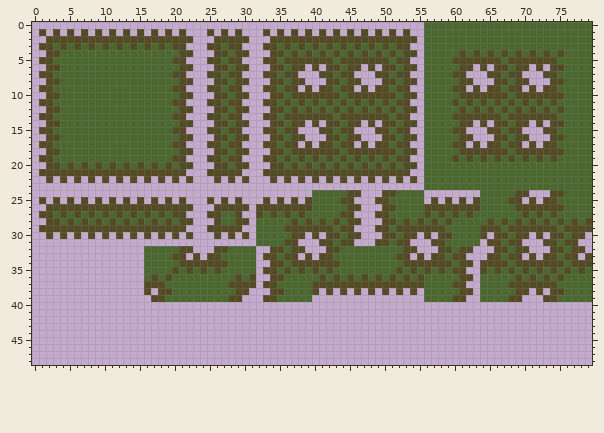
Pixel-art file -- Assets/land-auto-tile.aseprite. The picture above was drawn from the file before the commit.
80x80 pixels, 1 frame. Shown: x 0..79, y 0..48.
Once edited:
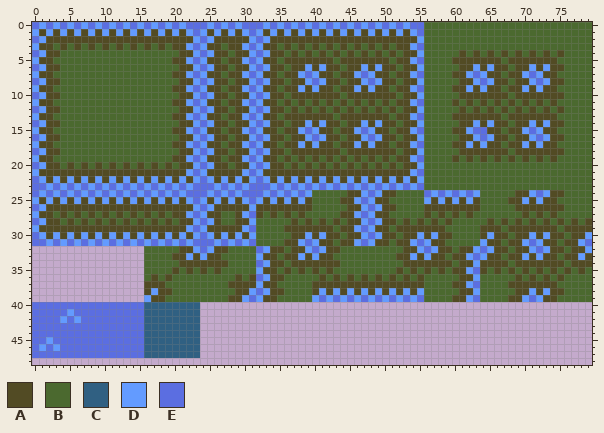
Palette (. is transparent): A #524b24  B #4b692f  C #306082  D #639bff  E #5b6ee1
What changed:
layer "Layer 1" added
Layers "Land", "Layer 1":
y 0: x 0..55 ........................................................ -> EDEDEDEDEDEDEDEDEDEDEDEEEDEDEDEEEDEDEDEDEDEDEDEDEDEDEDEE
y 1: x 0 . -> D; x 2 . -> D; x 4 . -> D; x 6 . -> D; x 8 . -> D; x 10 . -> D; x 12 . -> D; x 14 . -> D; x 16 . -> D; x 18 . -> D; x 20 . -> D; x 22..24 ... -> DED; x 26 . -> D; x 28 . -> D; x 30..32 ... -> DED; x 34 . -> D; x 36 . -> D; x 38 . -> D; x 40 . -> D; x 42 . -> D; x 44 . -> D; x 46 . -> D; x 48 . -> D; x 50 . -> D; x 52 . -> D; x 54..55 .. -> DE
y 2: x 0..1 .. -> ED; x 23..25 ... -> DED; x 31..33 ... -> DED; x 55 . -> D
y 3: x 0 . -> D; x 22..24 ... -> DED; x 30..32 ... -> DED; x 54..55 .. -> DE
y 4: x 0..1 .. -> ED; x 23..25 ... -> DED; x 31..33 ... -> DED; x 55 . -> D
y 5: x 0 . -> D; x 22..24 ... -> DED; x 30..32 ... -> DED; x 54..55 .. -> DE
y 6: x 0..1 .. -> ED; x 23..25 ... -> DED; x 31..33 ... -> DED; x 39 . -> D; x 41 . -> D; x 47 . -> D; x 49 . -> D; x 55 . -> D; x 63 . -> D; x 65 . -> D; x 71 . -> D; x 73 . -> D
y 7: x 0 . -> D; x 22..24 ... -> DED; x 30..32 ... -> DED; x 38..40 ... -> DED; x 46..48 ... -> DED; x 54..55 .. -> DE; x 62..64 ... -> DED; x 70..72 ... -> DED
y 8: x 0..1 .. -> ED; x 23..25 ... -> DED; x 31..33 ... -> DED; x 39..41 ... -> DED; x 47..49 ... -> DED; x 55 . -> D; x 63..65 ... -> DED; x 71..73 ... -> DED
y 9: x 0 . -> D; x 22..24 ... -> DED; x 30..32 ... -> DED; x 38 . -> D; x 40 . -> D; x 46 . -> D; x 48 . -> D; x 54..55 .. -> DE; x 62 . -> D; x 64 . -> D; x 70 . -> D; x 72 . -> D
y 10: x 0..1 .. -> ED; x 23..25 ... -> DED; x 31..33 ... -> DED; x 55 . -> D
y 11: x 0 . -> D; x 22..24 ... -> DED; x 30..32 ... -> DED; x 54..55 .. -> DE
y 12: x 0..1 .. -> ED; x 23..25 ... -> DED; x 31..33 ... -> DED; x 55 . -> D
y 13: x 0 . -> D; x 22..24 ... -> DED; x 30..32 ... -> DED; x 54..55 .. -> DE
y 14: x 0..1 .. -> ED; x 23..25 ... -> DED; x 31..33 ... -> DED; x 39 . -> D; x 41 . -> D; x 47 . -> D; x 49 . -> D; x 55 . -> D; x 63 . -> D; x 65 . -> D; x 71 . -> D; x 73 . -> D
y 15: x 0 . -> D; x 22..24 ... -> DED; x 30..32 ... -> DED; x 38..40 ... -> DED; x 46..48 ... -> DED; x 54..55 .. -> DE; x 62..64 ... -> DEE; x 70..72 ... -> DED
y 16: x 0..1 .. -> ED; x 23..25 ... -> DED; x 31..33 ... -> DED; x 39..41 ... -> DED; x 47..49 ... -> DED; x 55 . -> D; x 63..65 ... -> DED; x 71..73 ... -> DED
y 17: x 0 . -> D; x 22..24 ... -> DED; x 30..32 ... -> DED; x 38 . -> D; x 40 . -> D; x 46 . -> D; x 48 . -> D; x 54..55 .. -> DE; x 62 . -> D; x 64 . -> D; x 70 . -> D; x 72 . -> D
y 18: x 0..1 .. -> ED; x 23..25 ... -> DED; x 31..33 ... -> DED; x 55 . -> D
y 19: x 0 . -> D; x 22..24 ... -> DED; x 30..32 ... -> DED; x 54..55 .. -> DE
y 20: x 0..1 .. -> ED; x 23..25 ... -> DED; x 31..33 ... -> DED; x 55 . -> D
y 21: x 0 . -> D; x 22..24 ... -> DED; x 30..32 ... -> DED; x 54..55 .. -> DE
y 22: x 0..1 .. -> ED; x 3 . -> D; x 5 . -> D; x 7 . -> D; x 9 . -> D; x 11 . -> D; x 13 . -> D; x 15 . -> D; x 17 . -> D; x 19 . -> D; x 21 . -> D; x 23..25 ... -> DED; x 27 . -> D; x 29 . -> D; x 31..33 ... -> DED; x 35 . -> D; x 37 . -> D; x 39 . -> D; x 41 . -> D; x 43 . -> D; x 45 . -> D; x 47 . -> D; x 49 . -> D; x 51 . -> D; x 53 . -> D; x 55 . -> D
y 23: x 0..55 ........................................................ -> EEDEDEDEDEDEDEDEDEDEDEDEEEDEDEDEEEDEDEDEDEDEDEDEDEDEDEDE
y 24: x 0..39 ........................................ -> EDEDEDEDEDEDEDEDEDEDEDEEEDEDEDEEEDEDEDED; x 47..49 ... -> DED; x 56..63 ........ -> EDEDEDED; x 71..73 ... -> DED
y 25: x 0 . -> D; x 2 . -> D; x 4 . -> D; x 6 . -> D; x 8 . -> D; x 10 . -> D; x 12 . -> D; x 14 . -> D; x 16 . -> D; x 18 . -> D; x 20 . -> D; x 22..24 ... -> DED; x 26 . -> D; x 28 . -> D; x 30..32 ... -> DED; x 34 . -> D; x 36 . -> D; x 38 . -> D; x 46..48 ... -> DED; x 56 . -> D; x 58 . -> D; x 60 . -> D; x 62 . -> D; x 70 . -> D; x 72 . -> D
y 26: x 0..1 .. -> ED; x 23..25 ... -> DED; x 31 . -> D; x 47..49 ... -> DED
y 27: x 0 . -> D; x 22..24 ... -> DED; x 30..31 .. -> DE; x 46..48 ... -> DED
y 28: x 0..1 .. -> ED; x 23..25 ... -> DED; x 31 . -> D; x 47..49 ... -> DED
y 29: x 0 . -> D; x 22..24 ... -> DED; x 30..31 .. -> DE; x 46..48 ... -> DED
y 30: x 0..1 .. -> ED; x 3 . -> D; x 5 . -> D; x 7 . -> D; x 9 . -> D; x 11 . -> D; x 13 . -> D; x 15 . -> D; x 17 . -> D; x 19 . -> D; x 21 . -> D; x 23..25 ... -> DED; x 27 . -> D; x 29 . -> D; x 31 . -> D; x 39 . -> D; x 41 . -> D; x 47..49 ... -> DED; x 55 . -> D; x 57 . -> D; x 65 . -> D; x 71 . -> D; x 73 . -> D; x 79 . -> D
y 31: x 0..31 ................................ -> EEDEDEDEDEDEDEDEDEDEDEDEEEDEDEDE; x 38..40 ... -> DED; x 46..48 ... -> DED; x 54..56 ... -> DED; x 64 . -> D; x 70..72 ... -> DED; x 78..79 .. -> DE
y 32: x 23..25 ... -> DED; x 32..33 .. -> ED; x 39..41 ... -> DED; x 55..57 ... -> DED; x 63..65 ... -> DED; x 71..73 ... -> DED; x 79 . -> D
y 33: x 22 . -> D; x 24 . -> D; x 32 . -> D; x 38 . -> D; x 40 . -> D; x 54 . -> D; x 56 . -> D; x 62..64 ... -> DED; x 70 . -> D; x 72 . -> D; x 78 . -> D
y 34: x 32..33 .. -> ED; x 63 . -> D
y 35: x 32 . -> D; x 62..63 .. -> DE
y 36: x 32..33 .. -> ED; x 63 . -> D
y 37: x 32 . -> D; x 62..63 .. -> DE
y 38: x 17 . -> D; x 31..33 ... -> DED; x 41 . -> D; x 43 . -> D; x 45 . -> D; x 47 . -> D; x 49 . -> D; x 51 . -> D; x 53 . -> D; x 55 . -> D; x 63 . -> D; x 71 . -> D; x 73 . -> D
y 39: x 16 . -> D; x 30..32 ... -> DED; x 40..55 ................ -> DEDEDEDEDEDEDEDE; x 62..63 .. -> DE; x 70..72 ... -> DED
y 40: x 0..23 ........................ -> EEEEEEEEEEEEEEEECCCCCCCC
y 41: x 0..23 ........................ -> EEEEEDEEEEEEEEEECCCCCCCC
y 42: x 0..23 ........................ -> EEEEDEDEEEEEEEEECCCCCCCC
y 43..44: x 0..23 ........................ -> EEEEEEEEEEEEEEEECCCCCCCC
y 45: x 0..23 ........................ -> EEDEEEEEEEEEEEEECCCCCCCC
y 46: x 0..23 ........................ -> EDEDEEEEEEEEEEEECCCCCCCC
y 47: x 0..23 ........................ -> EEEEEEEEEEEEEEEECCCCCCCC
Changed places in both pictures, as pixel boxes (x1, y1, x2, y2):
added: (32, 22, 494, 358)
added: (522, 64, 550, 148)
added: (522, 190, 550, 204)
added: (522, 232, 550, 302)
added: (578, 232, 592, 260)
